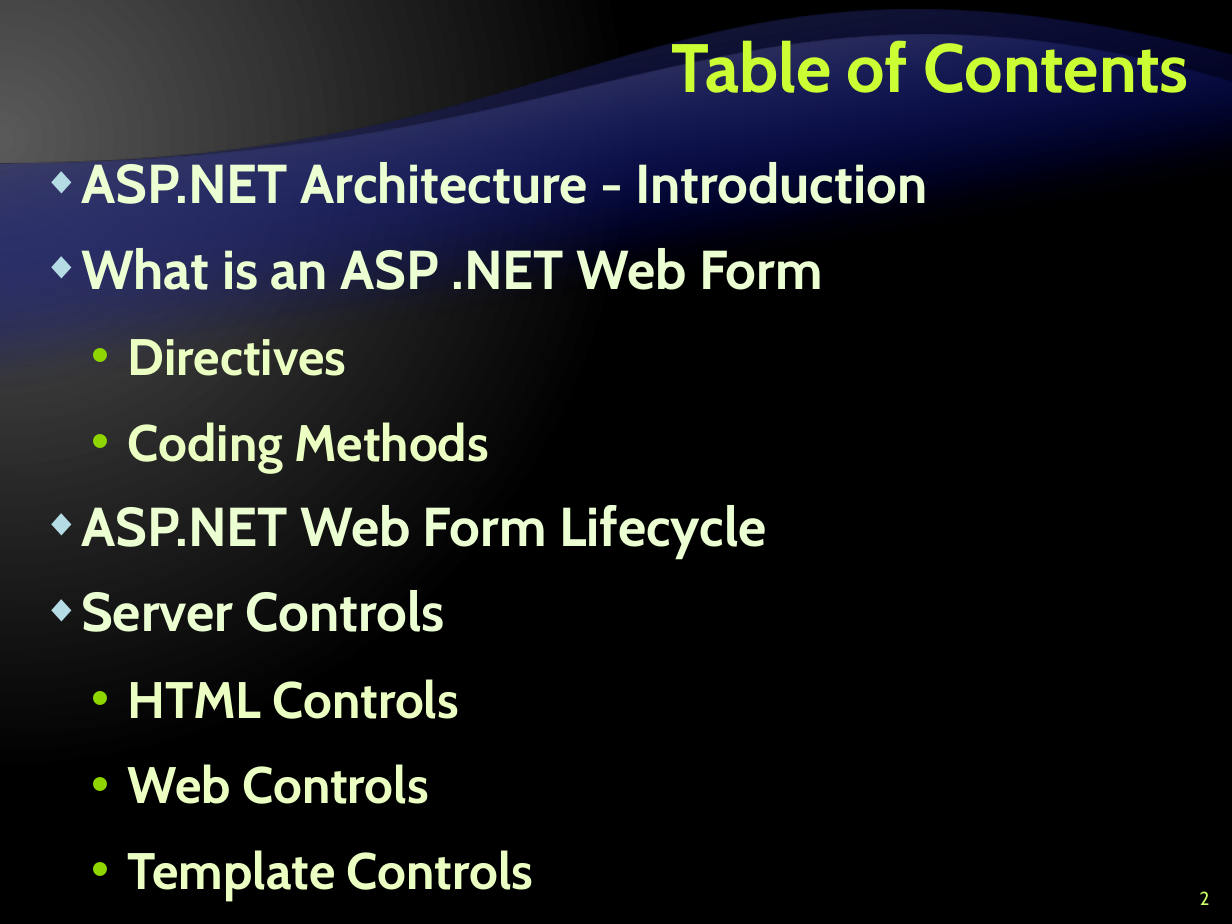
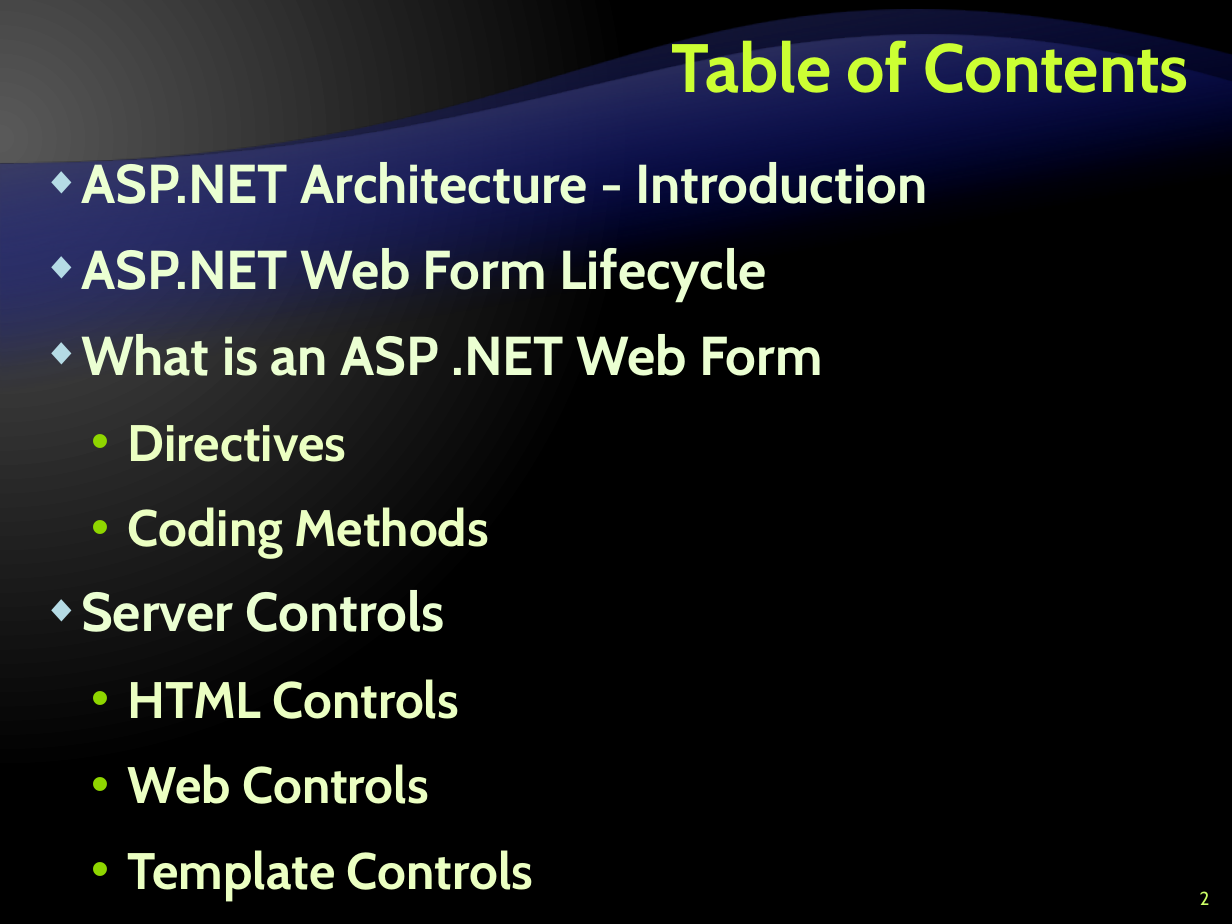
Before and after one commit to Graveheart/aspnetcourse, a slide deck: slide 2 of lectures/8. ASP.NET – Part I.pptx. Drawn at 1232x924 pixels with LibreOffice and Linux fonts; fonts in the diff are those of the drawing; background and template pictures are left out. Boxes give left, top, right and bottom in pixels: in the first picture for what was removed or moved away, otherwise in the second. Text is boxed around its words. In the diff, an @@ line names an element or a change of style, - is before the commit and + after.

```diff
--- a/lectures/8. ASP.NET – Part I.pptx
+++ b/lectures/8. ASP.NET – Part I.pptx
@@ text at <box>81,248,766,302</box>: paragraph added @@
+◆ ASP.NET Web Form Lifecycle
@@ text at <box>81,505,766,558</box>: paragraph removed @@
-◆ ASP.NET Web Form Lifecycle
```
Also in this commit, not shown: 2 other slides changed, 1 slide removed.
